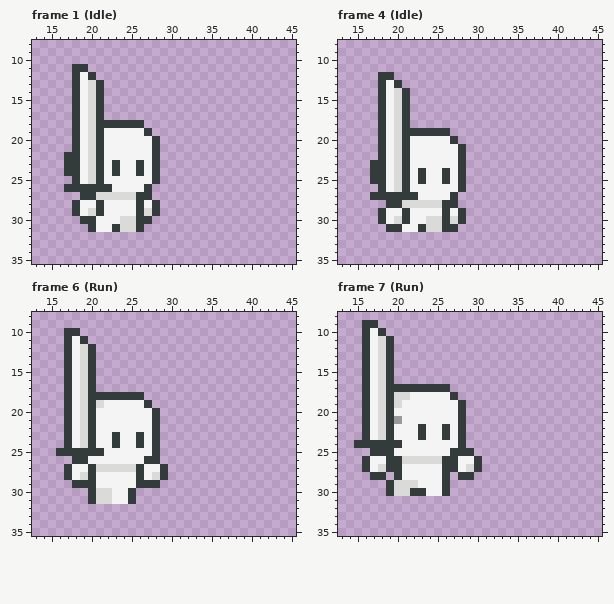
A pixel-art file gets an edit: HAdventure2D/Assets/CharacterStudio/Base/Set_01/Master.aseprite. This is how it looked before the edit.
48x48 pixels, 62 frames. Shown: frame 1 (Idle): x 13..45, y 8..35; frame 4 (Idle): x 13..45, y 8..35; frame 6 (Run): x 13..45, y 8..35; frame 7 (Run): x 13..45, y 8..35. The commit also changed other frames, which this record leaves out.
And afterwards:
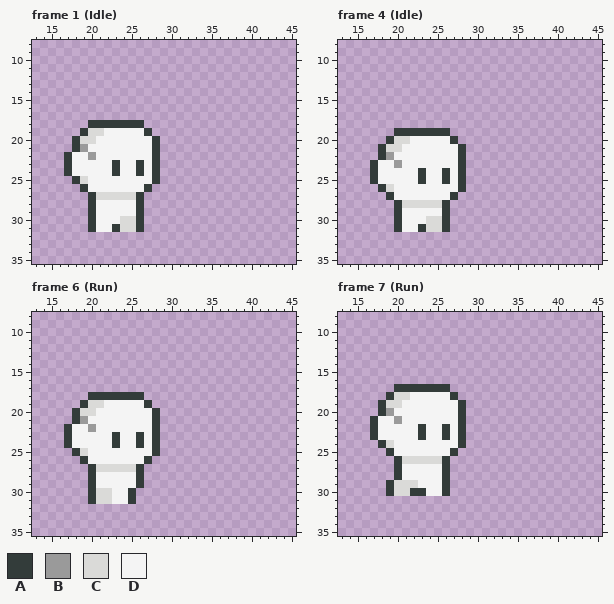
Palette (. is transparent): A #333c3a  B #9a9a9a  C #dadad8  D #f4f4f4
Changes in this commit:
layer "LHand" now hidden
layer "RSword_VFX" now hidden
layer "RHand" now hidden
--- frame 1 (Idle)
@@ x 15..30 @@
 10 ................
-11 ...AA...........
-12 ...ADA..........
-13 ...ADCA.........
-14 ...ADCA.........
-15 ...ADCA.........
-16 ...ADCA.........
-17 ...ADCA.........
-18 ...ADCAAAAAA....
-19 ...ADCADDDDDA...
-20 ...ADCADDDDDDA..
-21 ...ADCADDDDDDA..
-22 ..AADCADDDDDDA..
-23 ..AADCADADDADA..
-24 ..AADCADADDADA..
-25 ...ADCADDDDDDA..
-26 ..AAAAAADDDDA...
-27 ....AACCCCCAA...
-28 ...ADDADDDDADA..
-29 ...ADCADDDDACA..
-30 ....AADDDCCAA...
+11 ................
+12 ................
+13 ................
+14 ................
+15 ................
+16 ................
+17 ................
+18 .....AAAAAAA....
+19 ....ACCDDDDDA...
+20 ...ACCDDDDDDDA..
+21 ...ABDDDDDDDDA..
+22 ..ADDBDDDDDDDA..
+23 ..ADDDDDADDADA..
+24 ..ADDDDDADDADA..
+25 ...ACDDDDDDDDA..
+26 ....ADDDDDDDA...
+27 .....ACCCCCA....
+28 .....ADDDDDA....
+29 .....ADDDDDA....
+30 .....ADDDCCA....
 31 .....ADDACCA....
--- frame 4 (Idle)
@@ x 15..30 @@
 11 ................
-12 ...AA...........
-13 ...ADA..........
-14 ...ADCA.........
-15 ...ADCA.........
-16 ...ADCA.........
-17 ...ADCA.........
-18 ...ADCA.........
-19 ...ADCAAAAAA....
-20 ...ADCADDDDDA...
-21 ...ADCADDDDDDA..
-22 ...ADCADDDDDDA..
-23 ..AADCADDDDDDA..
-24 ..AADCADADDADA..
-25 ..AADCADADDADA..
-26 ...ADCADDDDDDA..
-27 ..AAAAAADDDDA...
-28 ....AACCCCCAA...
-29 ...ADDADDDDADA..
-30 ...ADCADDCCACA..
-31 ....AADDACCAA...
+12 ................
+13 ................
+14 ................
+15 ................
+16 ................
+17 ................
+18 ................
+19 .....AAAAAAA....
+20 ....ACCDDDDDA...
+21 ...ACCDDDDDDDA..
+22 ...ABDDDDDDDDA..
+23 ..ADDBDDDDDDDA..
+24 ..ADDDDDADDADA..
+25 ..ADDDDDADDADA..
+26 ...ACDDDDDDDDA..
+27 ....ADDDDDDDA...
+28 .....ACCCCCA....
+29 .....ADDDDDA....
+30 .....ADDDCCA....
+31 .....ADDACCA....
 32 ................
--- frame 6 (Run)
@@ x 14..31 @@
  9 ..................
-10 ...AA.............
-11 ...ADA............
-12 ...ADCA...........
-13 ...ADCA...........
-14 ...ADCA...........
-15 ...ADCA...........
-16 ...ADCA...........
-17 ...ADCA...........
-18 ...ADCAAAAAAA.....
-19 ...ADCACDDDDDA....
-20 ...ADCADDDDDDDA...
-21 ...ADCADDDDDDDA...
-22 ...ADCADDDDDDDA...
-23 ...ADCADDADDADA...
-24 ...ADCADDADDADA...
-25 ..AAAAAADDDDDDA...
-26 ....AADDDDDDDAA...
-27 ...ADDACCCCCADDA..
-28 ...ADCADDDDDADCA..
-29 ....AAADDDDDAAA...
+10 ..................
+11 ..................
+12 ..................
+13 ..................
+14 ..................
+15 ..................
+16 ..................
+17 ..................
+18 ......AAAAAAA.....
+19 .....ACCDDDDDA....
+20 ....ACCDDDDDDDA...
+21 ....ABDDDDDDDDA...
+22 ...ADDBDDDDDDDA...
+23 ...ADDDDDADDADA...
+24 ...ADDDDDADDADA...
+25 ....ACDDDDDDDDA...
+26 .....ADDDDDDDA....
+27 ......ACCCCCA.....
+28 ......ADDDDDA.....
+29 ......ADDDDDA.....
 30 ......ACCDDA......
--- frame 7 (Run)
@@ x 13..32 @@
  8 ....................
- 9 ...AA...............
-10 ...ADA..............
-11 ...ADCA.............
-12 ...ADCA.............
-13 ...ADCA.............
-14 ...ADCA.............
-15 ...ADCA.............
-16 ...ADCA.............
-17 ...ADCAAAAAAAA......
-18 ...ADCACCDDDDDA.....
-19 ...ADCACDDDDDDDA....
-20 ...ADCADDDDDDDDA....
-21 ...ADCABDDDDDDDA....
-22 ...ADCADDDADDADA....
-23 ...ADCADDDADDADA....
-24 ..AAAAAADDDDDDDA....
-25 ....AAADDDDDDDAAA...
-26 ...ADDAACCCCCAADDA..
-27 ...ADCAADDDDDAADCA..
-28 ....AA.ADDDDDA.AA...
+ 9 ....................
+10 ....................
+11 ....................
+12 ....................
+13 ....................
+14 ....................
+15 ....................
+16 ....................
+17 .......AAAAAAA......
+18 ......ACCDDDDDA.....
+19 .....ACCDDDDDDDA....
+20 .....ABDDDDDDDDA....
+21 ....ADDBDDDDDDDA....
+22 ....ADDDDDADDADA....
+23 ....ADDDDDADDADA....
+24 .....ACDDDDDDDDA....
+25 ......ADDDDDDDA.....
+26 .......ACCCCCA......
+27 .......ADDDDDA......
+28 .......ADDDDDA......
 29 ......ACCCDDDA......
